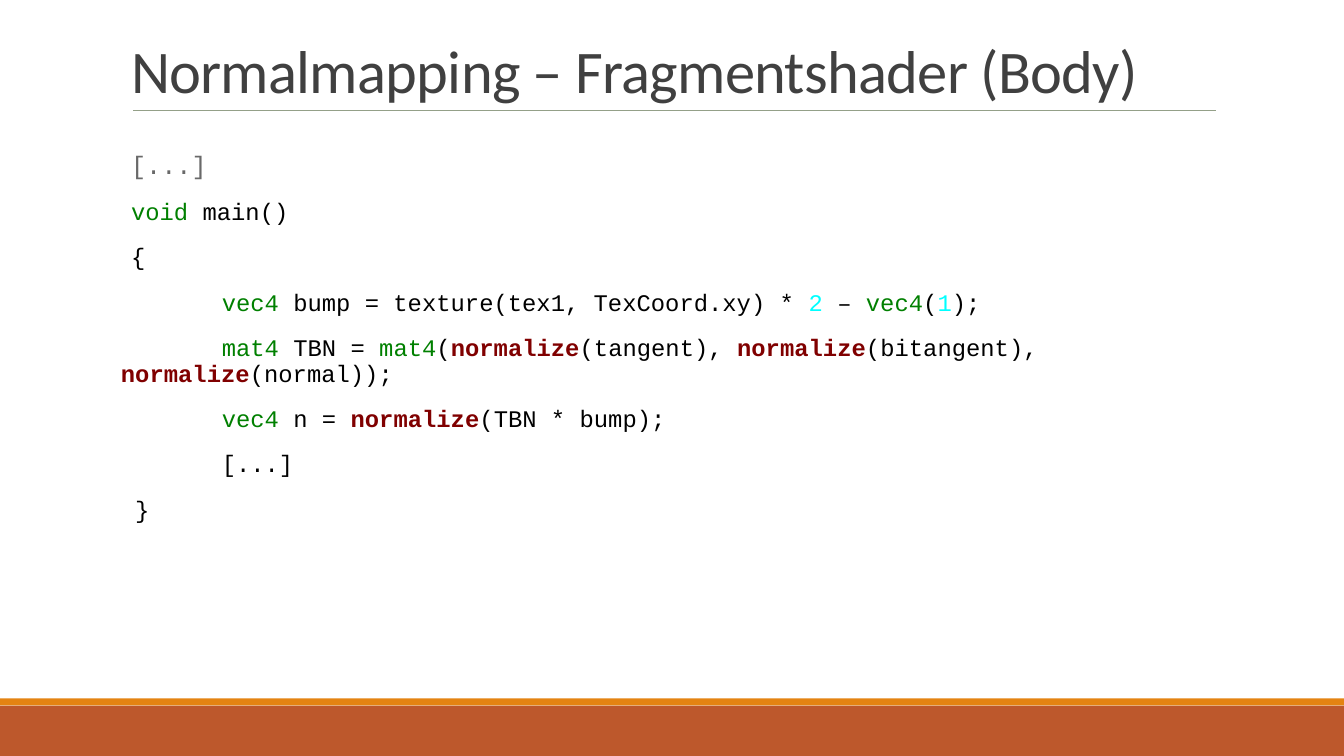
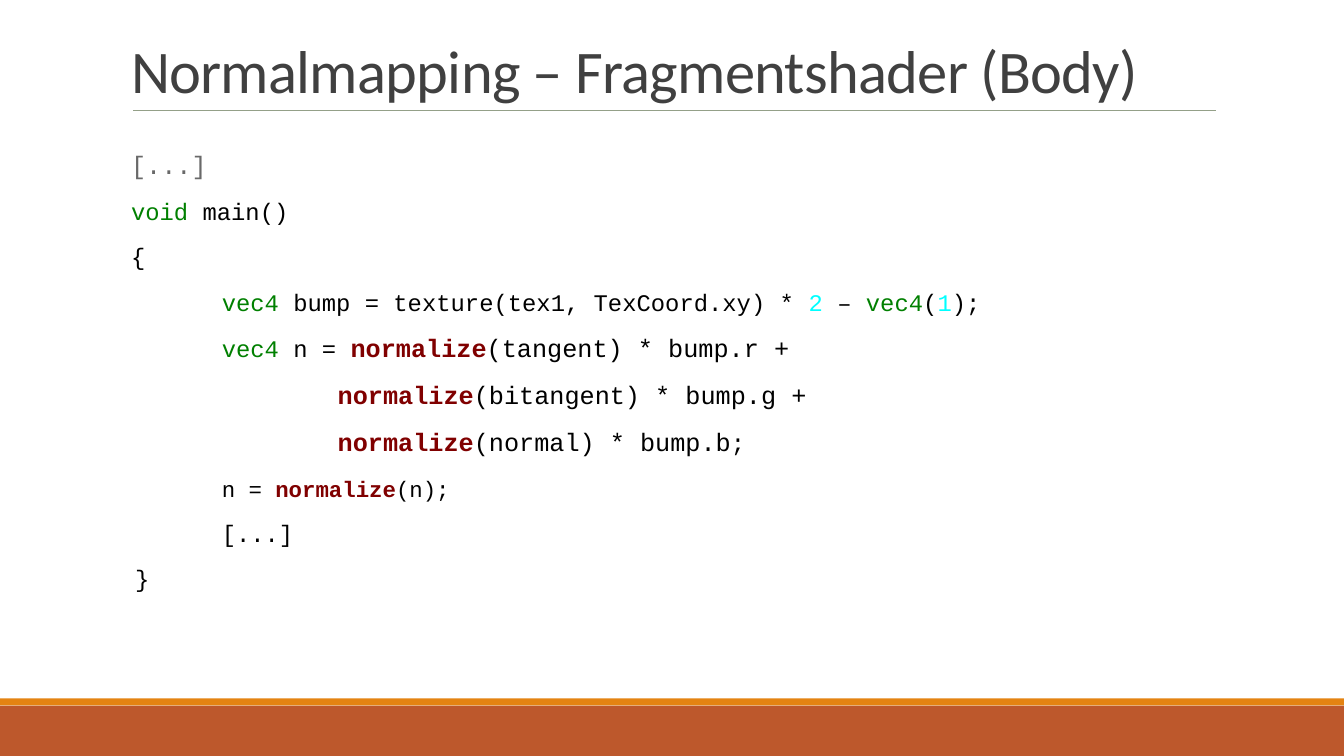
Before and after one commit to cornerfarmer/ShaderDemo, a slide deck: slide 19 of Talk/Shading & Lightning.pptx. Drawn at 1344x756 pixels with LibreOffice and Linux fonts; fonts in the diff are those of the drawing. Boxes give left, top, right and bottom in pixels: in the first picture for what was removed or moved away, otherwise in the second. Text is boxed around its words. In the diff, an @@ line names an element or a change of style, - is before the commit and + after.

Commit message:
[TASK] Makes normal mapping easier

```diff
--- a/Talk/Shading & Lightning.pptx
+++ b/Talk/Shading & Lightning.pptx
@@ text at [222,339,776,502]: text changed; size 17 to 18 pt @@
-mat4 TBN = mat4(normalize(tangent), normalize(bitangent), normalize(normal));
-vec4 n = normalize(TBN * bump);
+  vec4 n = normalize(tangent) * bump.r +
+normalize(bitangent) * bump.g +
+normalize(normal) * bump.b;
+n = normalize(n);
```
Also in this commit, not shown: 1 other file.
